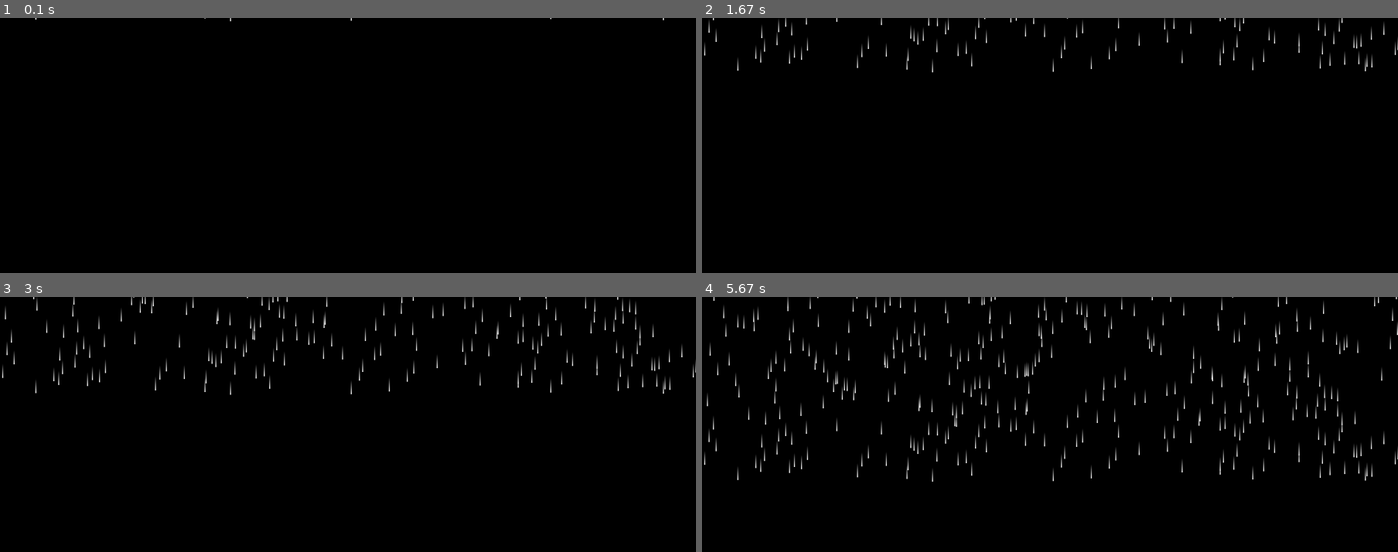
Above: before the commit, frames 1-4 (two rows, left to right).
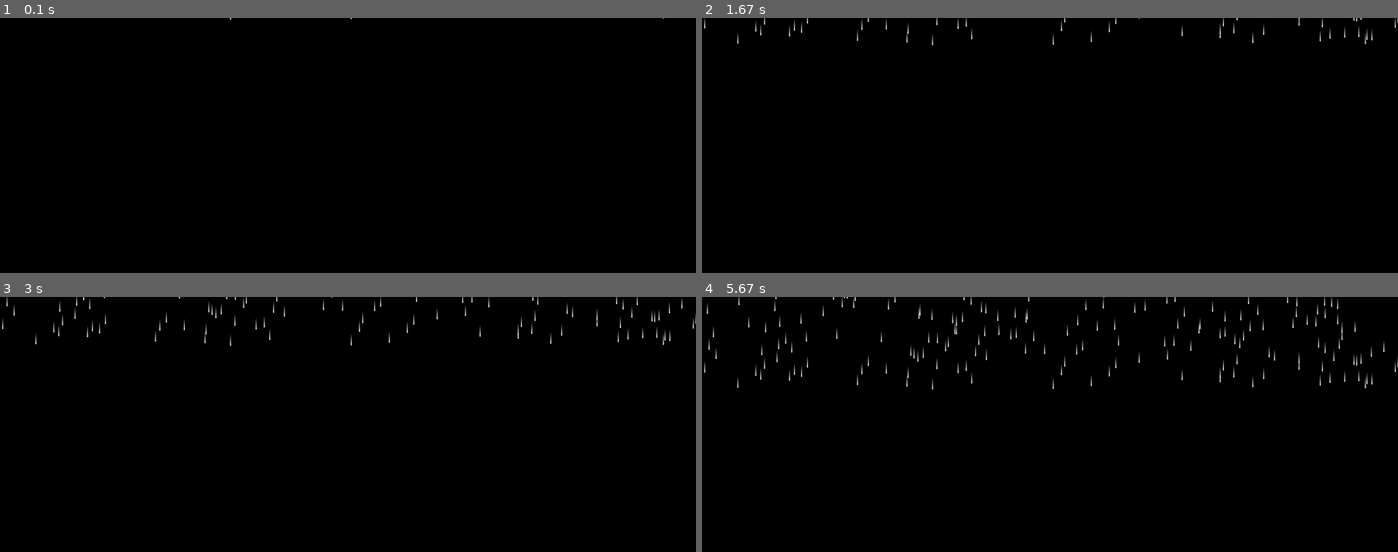
Above: after the commit, the same moments.

Repository: faseehfs/example-programs
Game: pygame game, started from programs/pygame/rain.py
Same seed, same stepped clock (60 frames per second), same inputs: the game is played once before the commit and once after it.
Inputs:
- Up to frame 1 (0.1 s): no input
- Up to frame 2 (1.67 s): no input
- Up to frame 3 (3 s): no input
- Up to frame 4 (5.67 s): no input

The runs differ from the first frame. In frame 1, less than 0.1% of the frame differs, in the area x 5-96%, y 0-2%; in frame 2, 1.3%; in frame 3, 2.4%; in frame 4, 4.8%, in the area x 0-100%, y 0-73%.

Commit message:
Update rain.py

Diff:
--- a/programs/pygame/rain.py
+++ b/programs/pygame/rain.py
@@ -14,7 +14,7 @@
         self,
         area,
         drops_per_frame=1,
-        length=10,
+        length=20,
         width=2,
         color=(255, 255, 255),
         tail=True,
@@ -45,7 +45,9 @@
                     end_pos = (start_pos[0], start_pos[1] - 1)
                     pygame.draw.line(surface, color, start_pos, end_pos, self.width)
                     start_pos = end_pos
-                    color = tuple([max(0, component - 10) for component in color])
+                    color = tuple(
+                        [max(0, component - self.color_step) for component in color]
+                    )
                 if start_pos[1] > self.area[1]:
                     print(self.drops.pop(i))
         else:
@@ -72,6 +74,6 @@
     raindrops.draw(screen)
 
     pygame.display.flip()
-    clock.tick(60)
+    clock.tick(30)
 
 pygame.quit()
